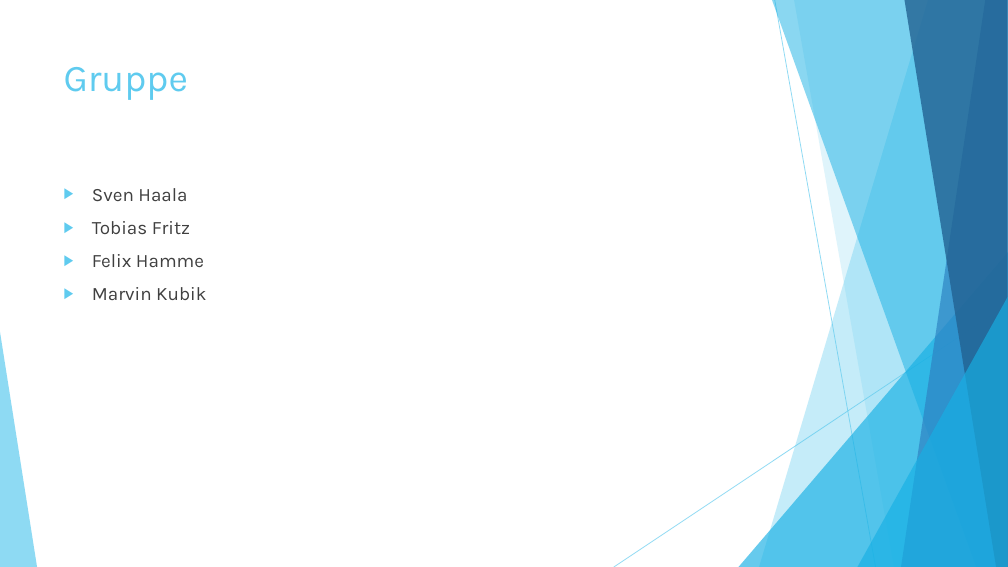
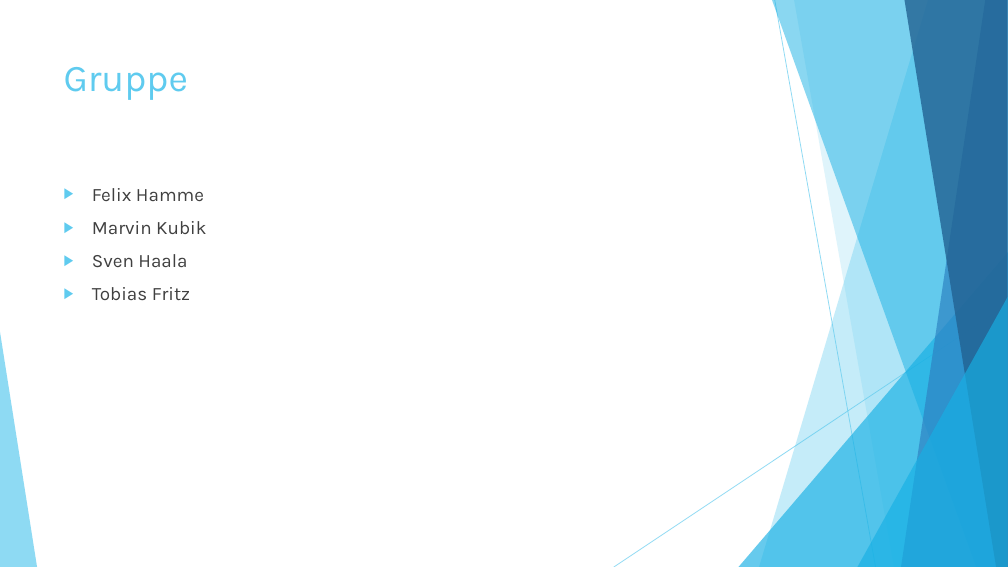
Before and after one commit to assamblerbuzzer/Buzzer, a slide deck: slide 2 of Buzzer.pptx. Drawn at 1008x567 pixels with LibreOffice and Linux fonts; fonts in the diff are those of the drawing. Boxes give left, top, right and bottom in pixels: in the first picture for what was removed or moved away, otherwise in the second. Text is boxed around its words. In the diff, an @@ line names an element or a change of style, - is before the commit and + after.

```diff
--- a/Buzzer.pptx
+++ b/Buzzer.pptx
@@ text at (x1=92, y1=188, x2=206, y2=234): paragraphs added @@
+▶ Felix Hamme
+▶ Marvin Kubik
@@ text at (x1=92, y1=254, x2=206, y2=300): paragraphs removed @@
-▶ Felix Hamme
-▶ Marvin Kubik
```
Also in this commit, not shown: 3 other slides changed, 2 slides added, 1 slide removed.
